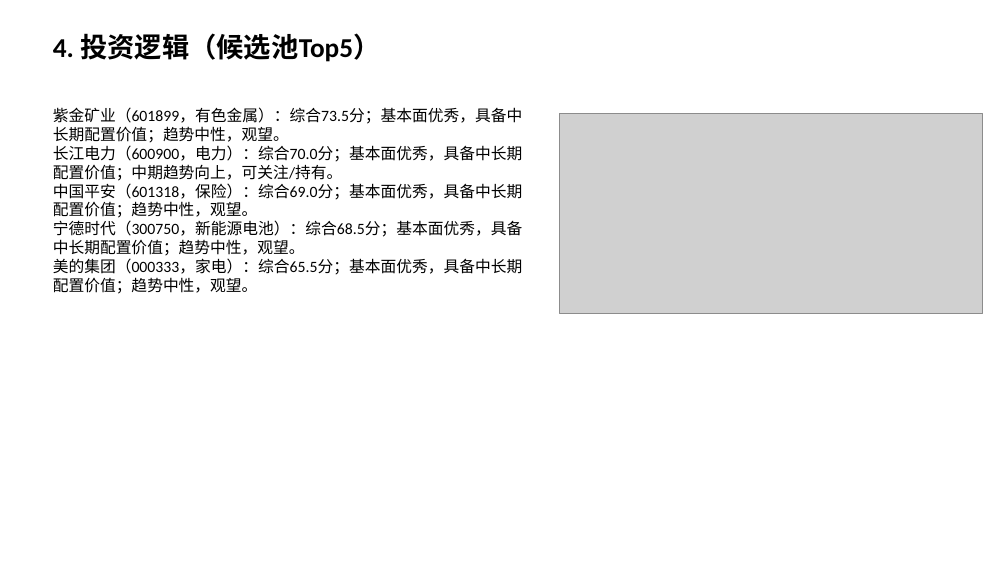
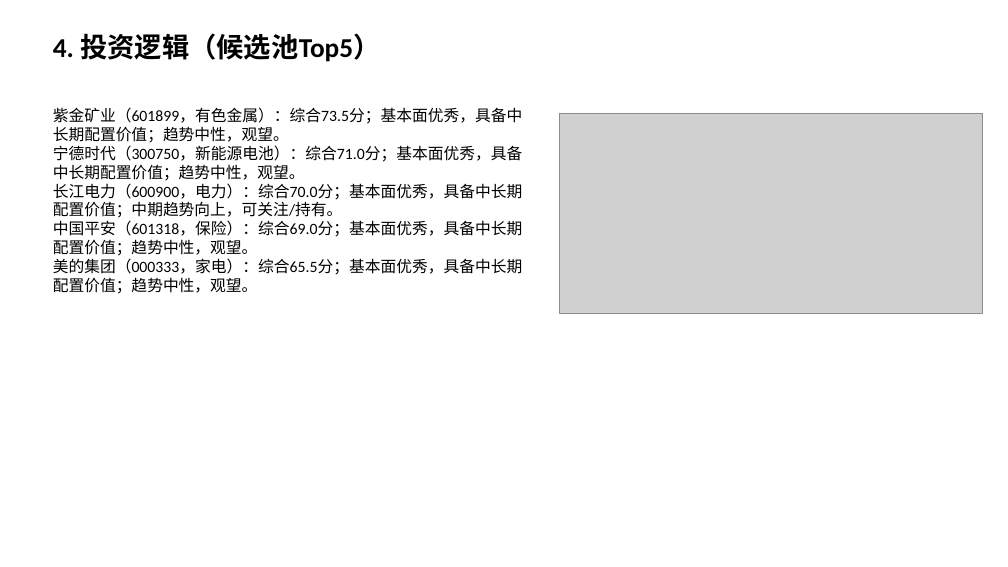
Before and after one commit to Albertdev12/pbl-workflow, a slide deck: slide 5 of outputs/12_中期路演.pptx. Drawn at 1008x567 pixels with LibreOffice and Linux fonts; fonts in the diff are those of the drawing; grey boxes stand for pictures. Boxes give left, top, right and bottom in pixels: in the first picture for what was removed or moved away, otherwise in the second. Text is boxed around its words. In the diff, an @@ line names an element or a change of style, - is before the commit and + after.

```diff
--- a/outputs/12_中期路演.pptx
+++ b/outputs/12_中期路演.pptx
@@ text at (53,145,523,181): paragraph added @@
+宁德时代（300750，新能源电池）：综合71.0分；基本面优秀，具备中长期配置价值；趋势中性，观望。
@@ text at (53,220,523,259): paragraph removed @@
-宁德时代（300750，新能源电池）：综合68.5分；基本面优秀，具备中长期配置价值；趋势中性，观望。
```
Also in this commit, not shown: 42 other files.
